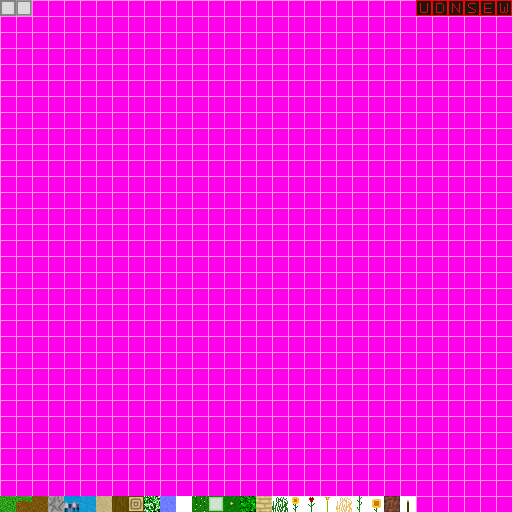
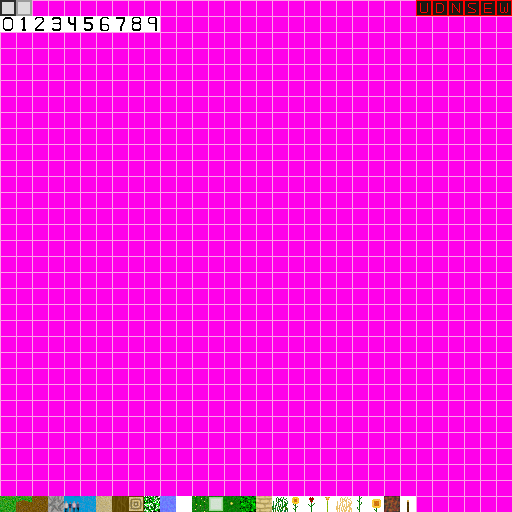
Layer changes from the first 512 x 512 image to the second:
painted on "Pasted Layer" over [0, 0, 160, 32]
